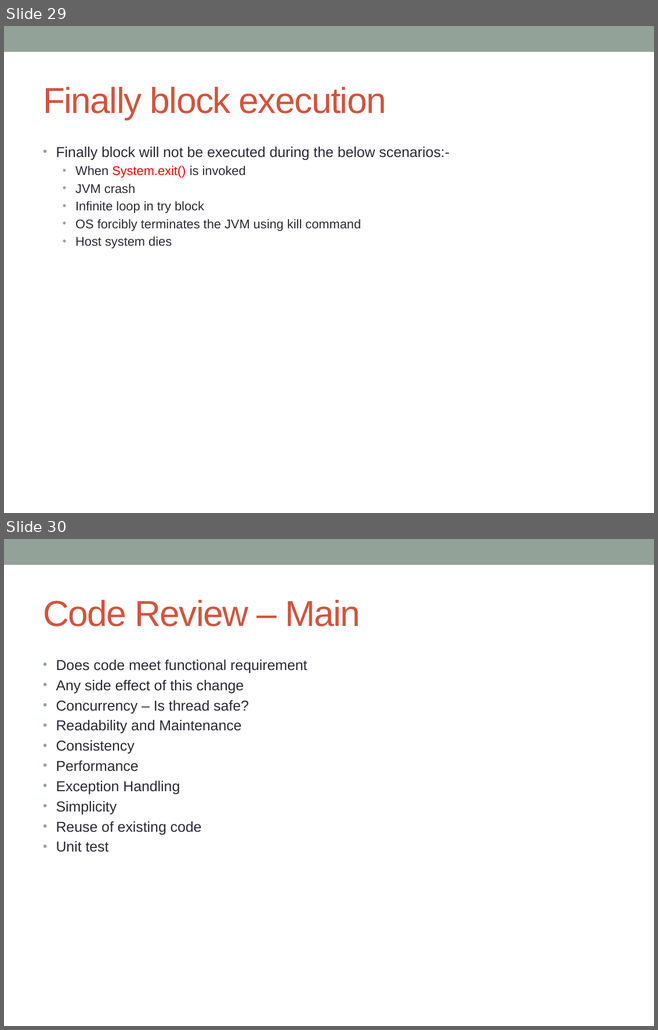
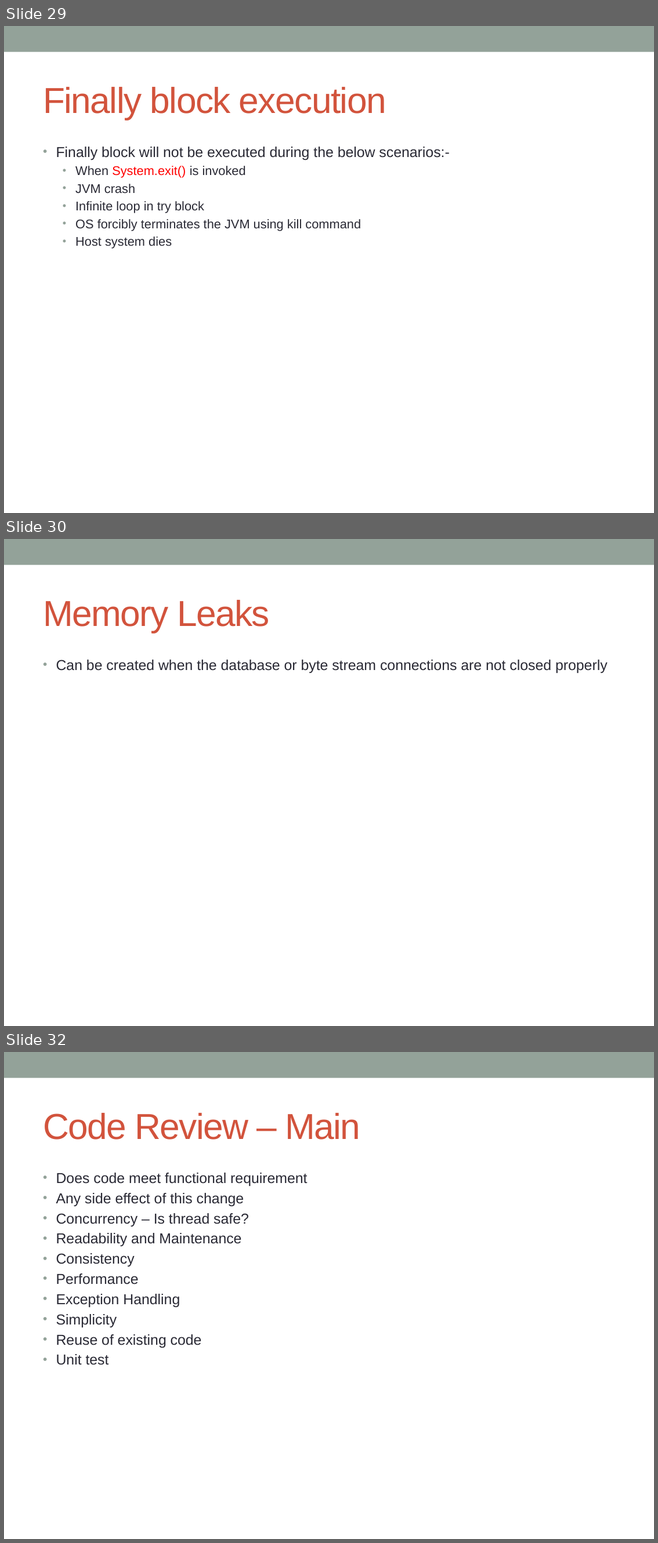
Before and after one commit to notionquest/ProjectDocumentation, a slide deck: CoreJava.pptx. Shown one above the other, each under a label of ours: slides 29 and 30 before the commit, slides 29, 30 and 32 after it; the slides between them are not shown. The pictures are 658x1030 and 658x1543 pixels, drawn with LibreOffice and Linux fonts; fonts in the diff are those of the drawing. Boxes give left, top, right and bottom in pixels: in the first picture for what was removed or moved away, otherwise in the second. Text is boxed around its words. In the diff, an @@ line names an element or a change of style, - is before the commit and + after.

```diff
--- a/CoreJava.pptx
+++ b/CoreJava.pptx
@@ slide 30 added at [4,539,654,1026], background #FFFFFF; not listed: 1 template element that a slide beside it also shows @@
@@ title added at [43,600,270,633], 40 pt, text #D2533C @@
+Memory Leaks
@@ text added at [56,660,607,673], 16 pt, text #292934 @@
+• Can be created when the database or byte stream connections are not closed properly
@@ what was slide 30 is now slide 32 @@
```
Also in this commit, not shown: 1 other slide added.
